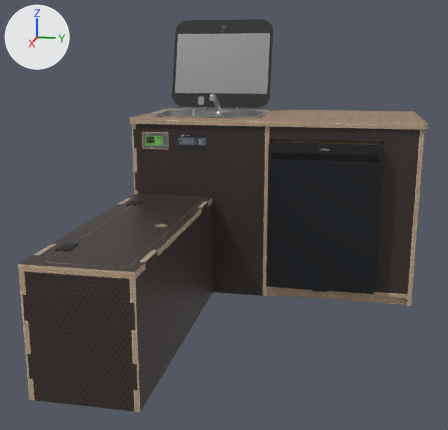
The glTF model layouts/assets/blender/front-module-rear-114-hexa.glb: old version first, new version second.
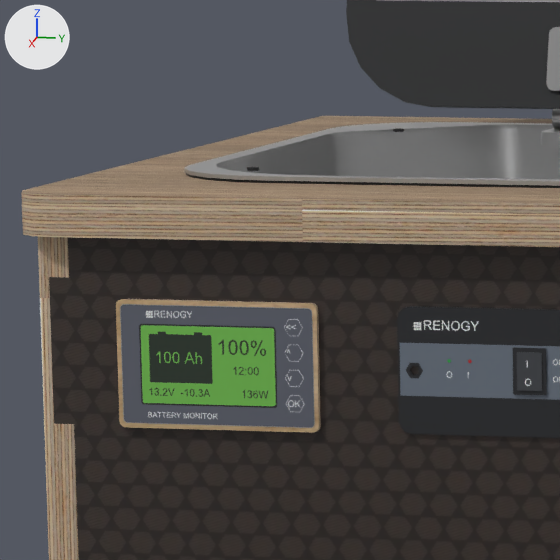
The first picture shows the older version from a camera (50 mm lens) standing at (1.98, -2.053, 0.846) and looking at (0.037, -2.442, 0.36). The close-ups show the older and then the newer version on the part from 28% to 45% of the width and 22% to 39% of the height of that picture. Only the edits that show in the close-ups are written down. The lights are fixed; the arrows at upper left show +X, +Y and +Z. Where no turn or scale is listed for an object, it has been applied to the vertices. Vertices at exactly the same position are counted once.

In view in the first close-up: 'Black perimeter seal_0', 'Black safety glass_0', 'Forward end panel -15mm with top tenons_0.001', 'Front bezel 99x61 - mounting underside Z0_0', 'Front panel - 15mm with tenons_1.001', 'Front plate - two diameter5 mounting holes; centers approximate_0', 'Graphite faceplate_0', 'Grey control strip_0', 'LCD battery silhouette_0', 'LCD green display_0', 'Stainless basin with rear faucet ledge_0', 'ボディ61_0' and 15 more.
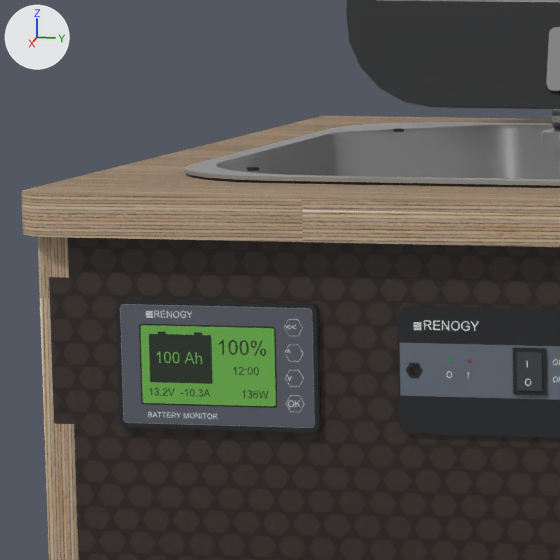
Pixel boxes (x1, y1, x2, y2) of what changed, in the close-ups (560 x 560 px):
part 1 of me_ボディ51_047, recoloured
    both: (118, 299, 321, 432)
part 2 of me_ボディ51_047, recoloured
    both: (116, 299, 319, 433)

The change, as a diff of the scene's bpy script:
```diff
--- a/layouts/assets/blender/front-module-rear-114-hexa.glb.py
+++ b/layouts/assets/blender/front-module-rear-114-hexa.glb.py
@@ mat_plastic_hexafix_source_solid @@
+mat_plastic_hexafix_source_solid = principled_material('plastic:hexafix-source-solid')
+mat_plastic_hexafix_source_solid.base_color = (0.016, 0.0176, 0.0212)  # black #222428
+mat_plastic_hexafix_source_solid.roughness = 0.6
@@ mat_plastic_hexafix_source_solid_001 @@
+mat_plastic_hexafix_source_solid_001 = principled_material('plastic:hexafix-source-solid.001')
+mat_plastic_hexafix_source_solid_001.base_color = (0.016, 0.0176, 0.0212)  # black #222428
+mat_plastic_hexafix_source_solid_001.roughness = 0.6
@@ me_ボディ51_047 @@
 me_ボディ51_047.from_pydata(...)  # 32 vertices, 60 faces; spans x -0.0014..0.0014, y -0.0495..0.0495, z -0.0305..0.0305
 # used by ob_front_bezel_99x61___mounting_underside_z0_0; location = (-0.1886, -2.7417, 0.57)
+# me_ボディ51_047 part 1: all 32 faces that had it switch from mat_plywood_edge___color_____ffffff____metalness___0___repeat___true___roughness___0_6__edge_birch_png (picture img_edge_birch) to mat_plastic_hexafix_source_solid (black #222428)
+# me_ボディ51_047 part 2: all 28 faces that had it switch from mat_plywood_face___ao_constant___1___color_____ffffff____metalness___0___repeat___true___roughness___0_45__face_raw_png (picture img_face_raw) to mat_plastic_hexafix_source_solid_001 (black #222428)
```
